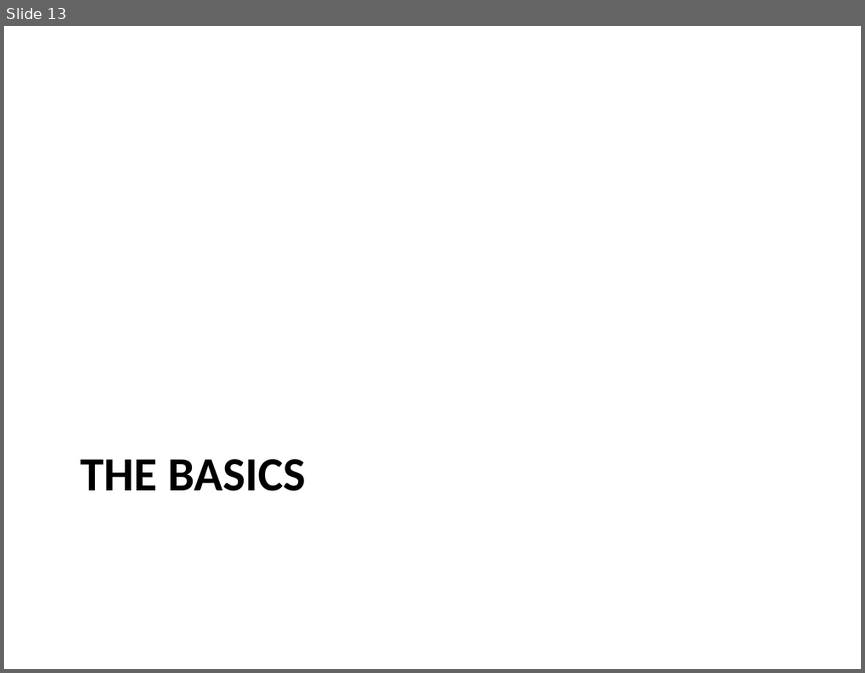
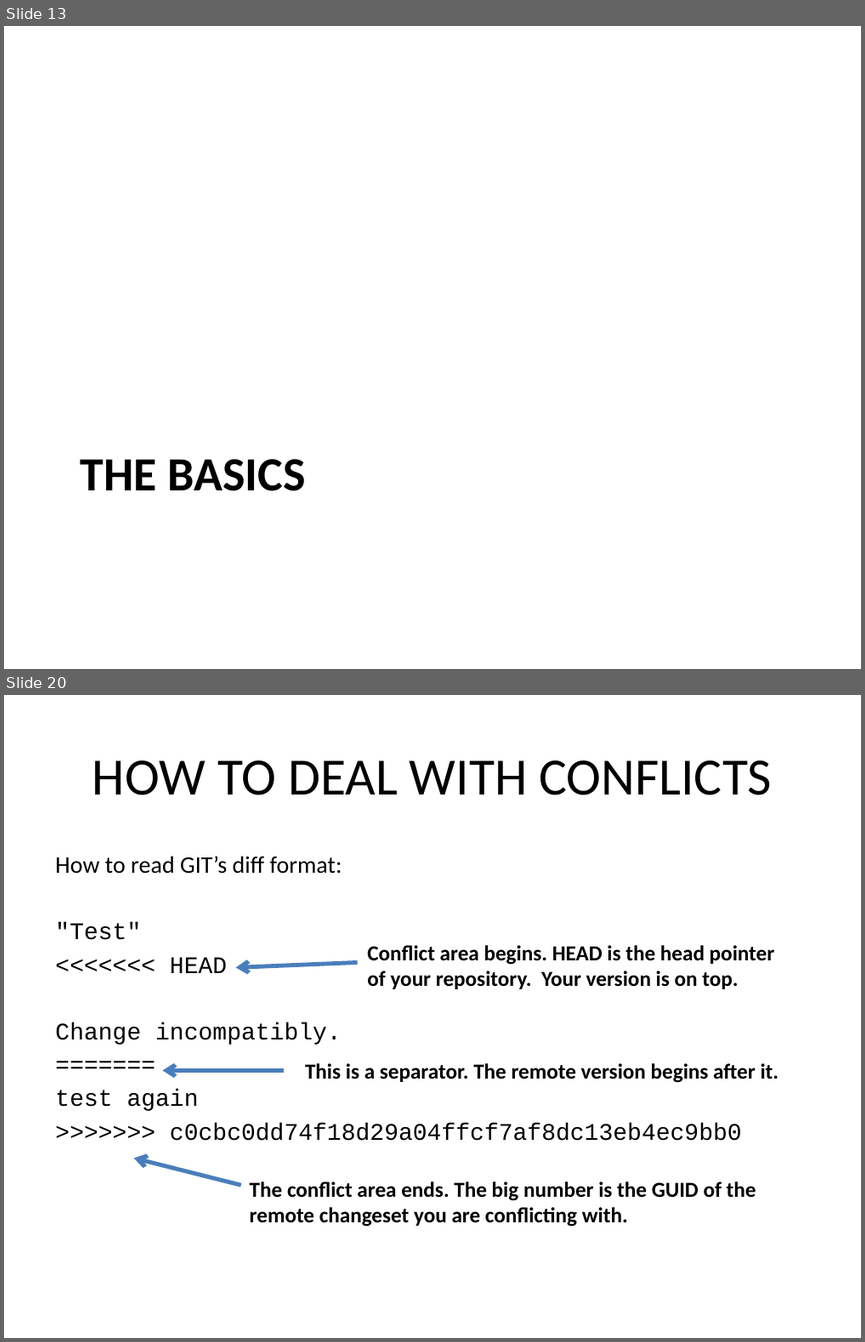
Before and after one commit to kangelov/gitdemo, a slide deck: powerpoint/An Introduction to GIT.pptx. Shown one above the other, each under a label of ours: slide 13 before the commit, slides 13 and 20 after it; the slides between them are not shown. The pictures are 865x673 and 865x1342 pixels, drawn with LibreOffice and Linux fonts; fonts in the diff are those of the drawing. Boxes give left, top, right and bottom in pixels: in the first picture for what was removed or moved away, otherwise in the second. Text is boxed around its words. In the diff, an @@ line names an element or a change of style, - is before the commit and + after.

```diff
--- a/powerpoint/An Introduction to GIT.pptx
+++ b/powerpoint/An Introduction to GIT.pptx
@@ slide 20 added at <box>4,695,861,1338</box>, background #FFFFFF @@
@@ title added at <box>92,760,772,795</box>, 44 pt, text #000000 @@
+HOW TO DEAL WITH CONFLICTS
@@ text added at <box>55,856,742,1140</box>, 20 pt, text #000000 @@
+How to read GIT’s diff format:
+"Test"
+<<<<<<< HEAD
+Change incompatibly.
+=======
+test again
+>>>>>>> c0cbc0dd74f18d29a04ffcf7af8dc13eb4ec9bb0
@@ text added at <box>367,945,775,989</box>, 18 pt, text #000000, bold @@
+Conflict area begins. HEAD is the head pointer
+of your repository. Your version is on top.
@@ arrow added from (357, 962) to (236, 968), #4B7EBC 3.5 pt @@
@@ arrow added from (284, 1071) to (162, 1071), #4B7EBC 3.5 pt @@
@@ text added at <box>305,1063,779,1083</box>, 18 pt, text #000000, bold @@
+This is a separator. The remote version begins after it.
@@ arrow added from (241, 1185) to (134, 1157), #4B7EBC 3.5 pt @@
@@ text added at <box>250,1181,756,1226</box>, 18 pt, text #000000, bold @@
+The conflict area ends. The big number is the GUID of the
+remote changeset you are conflicting with.
```
Also in this commit, not shown: 4 slides changed, 10 other slides added.
